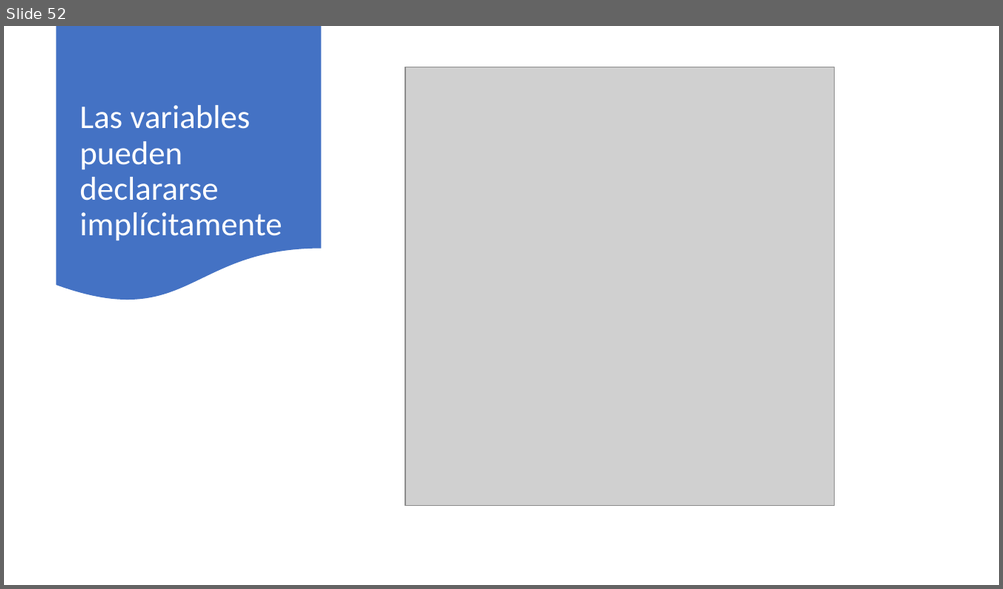
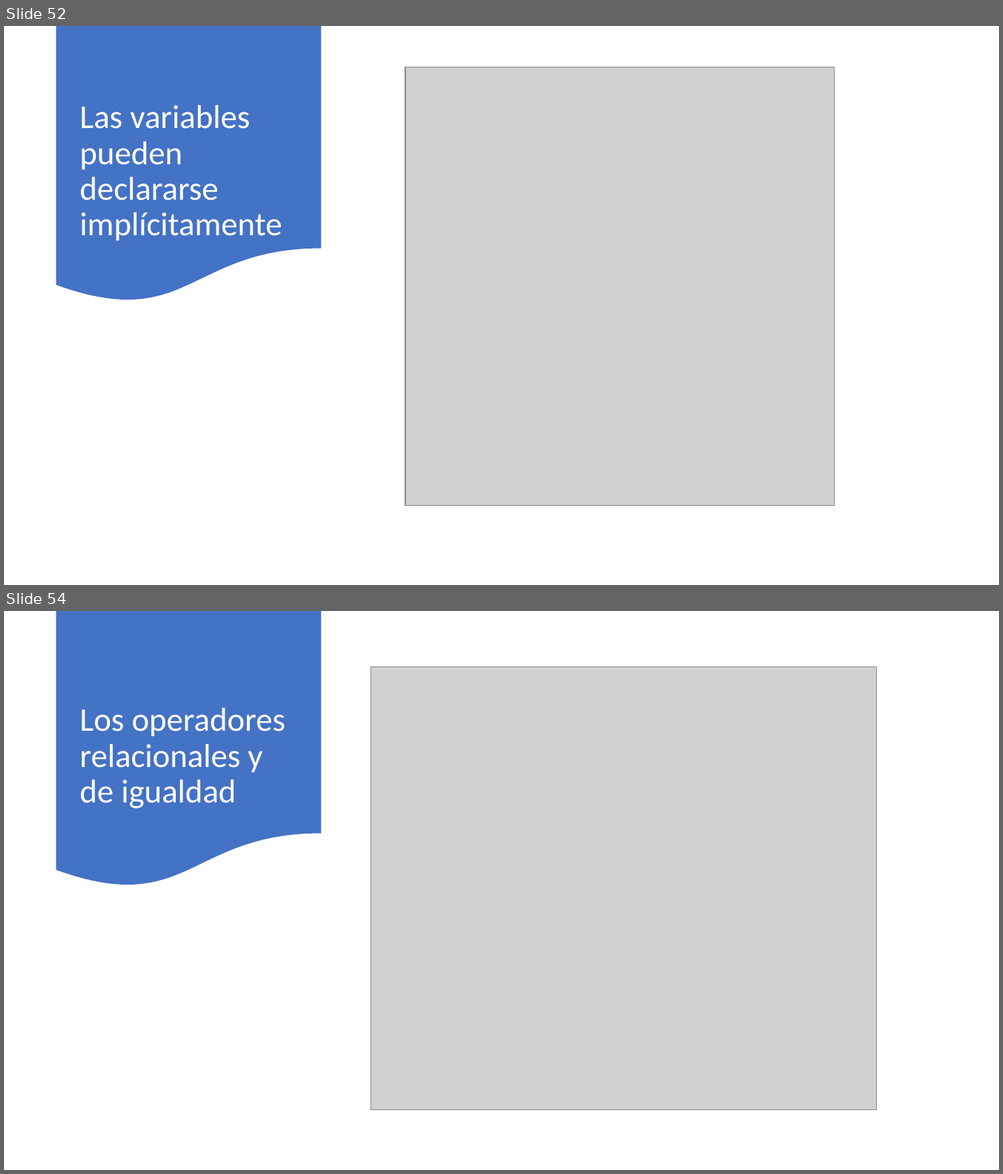
Before and after one commit to AlbertOsinaga/Curso201, a slide deck: Curso201.pptx. Shown one above the other, each under a label of ours: slide 52 before the commit, slides 52 and 54 after it; the slides between them are not shown. The pictures are 1003x589 and 1003x1174 pixels, drawn with LibreOffice and Linux fonts; fonts in the diff are those of the drawing; grey boxes stand for pictures. Boxes give left, top, right and bottom in pixels: in the first picture for what was removed or moved away, otherwise in the second. Text is boxed around its words. In the diff, an @@ line names an element or a change of style, - is before the commit and + after.

```diff
--- a/Curso201.pptx
+++ b/Curso201.pptx
@@ slide 54 added at (4, 611, 999, 1170), background #FFFFFF @@
@@ flow chart document added at (57, 611, 321, 889), fill #4472C4 @@
@@ picture added at (370, 667, 876, 1111) @@
@@ title added at (79, 708, 286, 809), 32 pt, text #FFFFFF @@
+Los operadores relacionales y de igualdad
```
Also in this commit, not shown: 11 other slides added, 10 other files.
